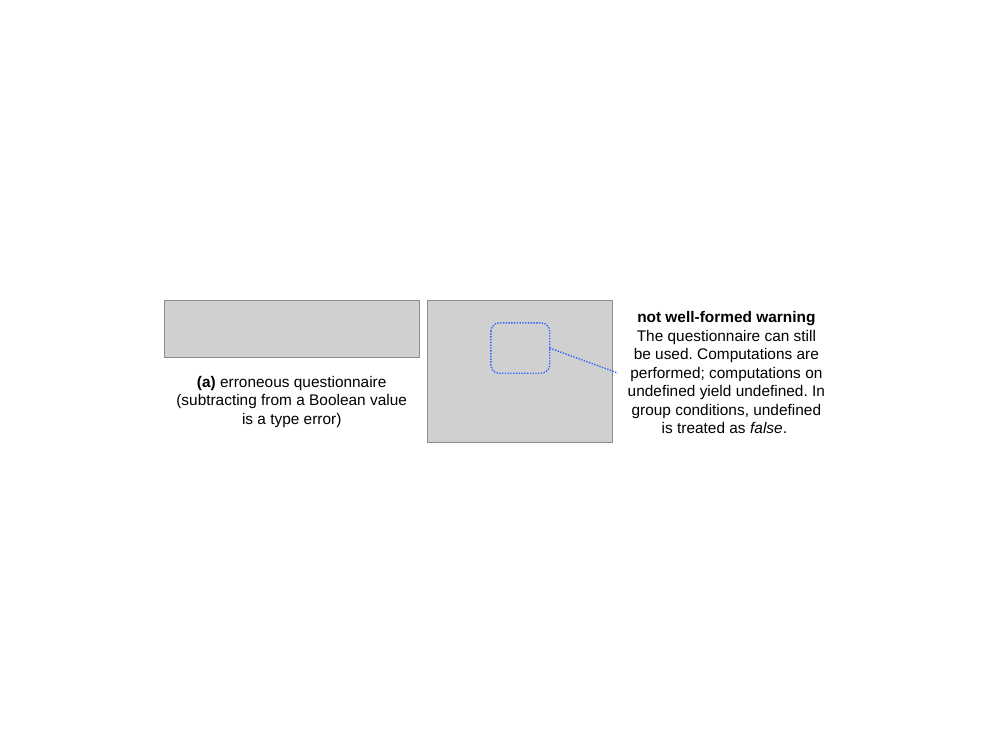
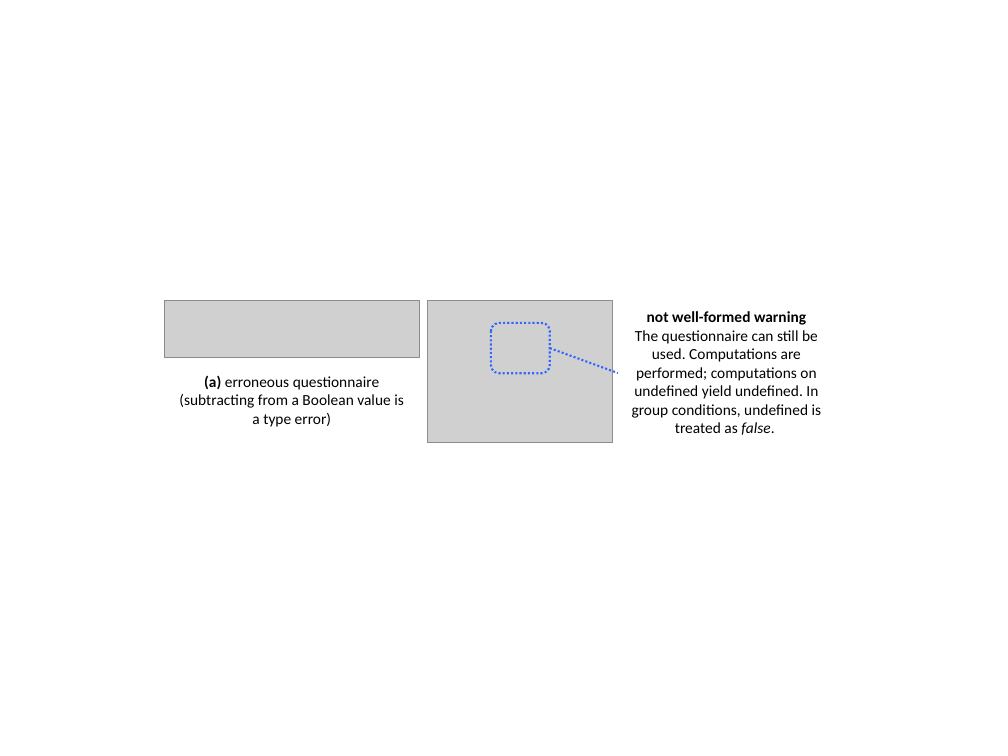
Before and after one commit to christoff-buerger/racr, a slide deck: slide 1 of examples/questionnaires/documentation/figures/erroneous-questionnaire-scenario.pptx. Drawn at 1008x756 pixels with LibreOffice and Linux fonts; fonts in the diff are those of the drawing; grey boxes stand for pictures. Boxes give left, top, right and bottom in pixels: in the first picture for what was removed or moved away, otherwise in the second. Text is boxed around its words. In the diff, an @@ line names an element or a change of style, - is before the commit and + after.

Commit message:
Issue #49 (documentation): Updated figures and presentations according to style guide.

```diff
--- a/examples/questionnaires/documentation/figures/erroneous-questionnaire-scenario.pptx
+++ b/examples/questionnaires/documentation/figures/erroneous-questionnaire-scenario.pptx
@@ rounded rectangle at box(491, 323, 549, 373): outline #3366FF 1 pt dashed to #3366FF 1.5 pt dashed @@
@@ text "not well-formed warning" at box(632, 311, 822, 435): font Arial to Calibri @@
@@ line (549, 348) - (618, 373): stroke #3366FF 1 pt dashed to #3366FF 1.5 pt dashed @@
@@ text "(a) erroneous questionnaire (subtracting from ..." at box(179, 375, 404, 427): font Arial to Calibri @@
```
Also in this commit, not shown: 9 other files.
